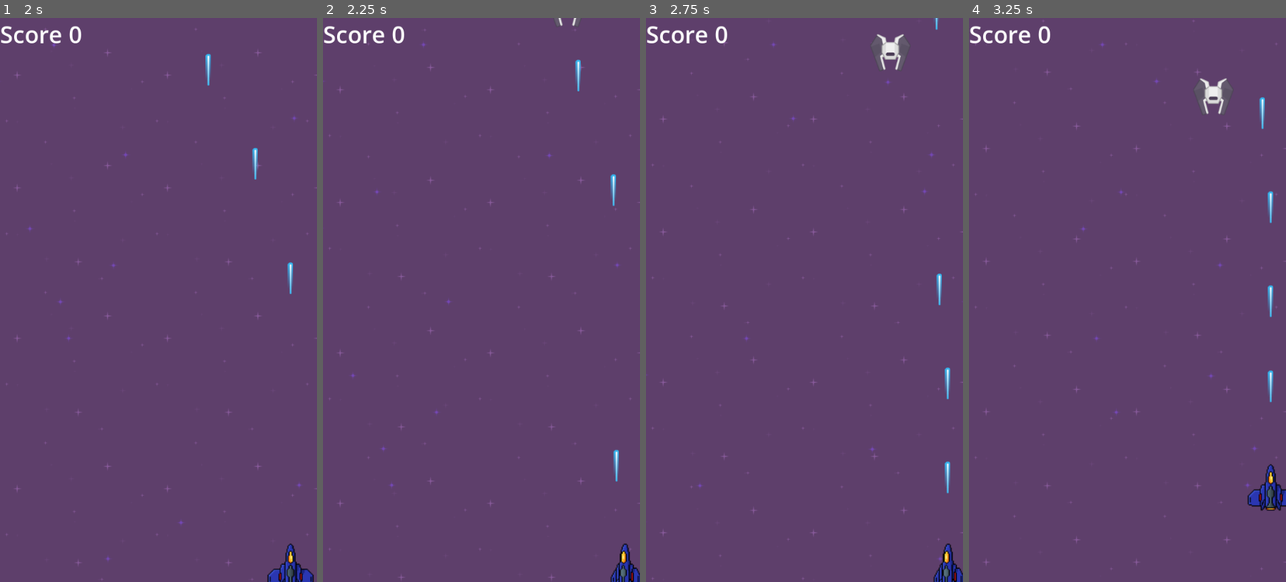
Above: before the commit, frames 1-4 (left to right).
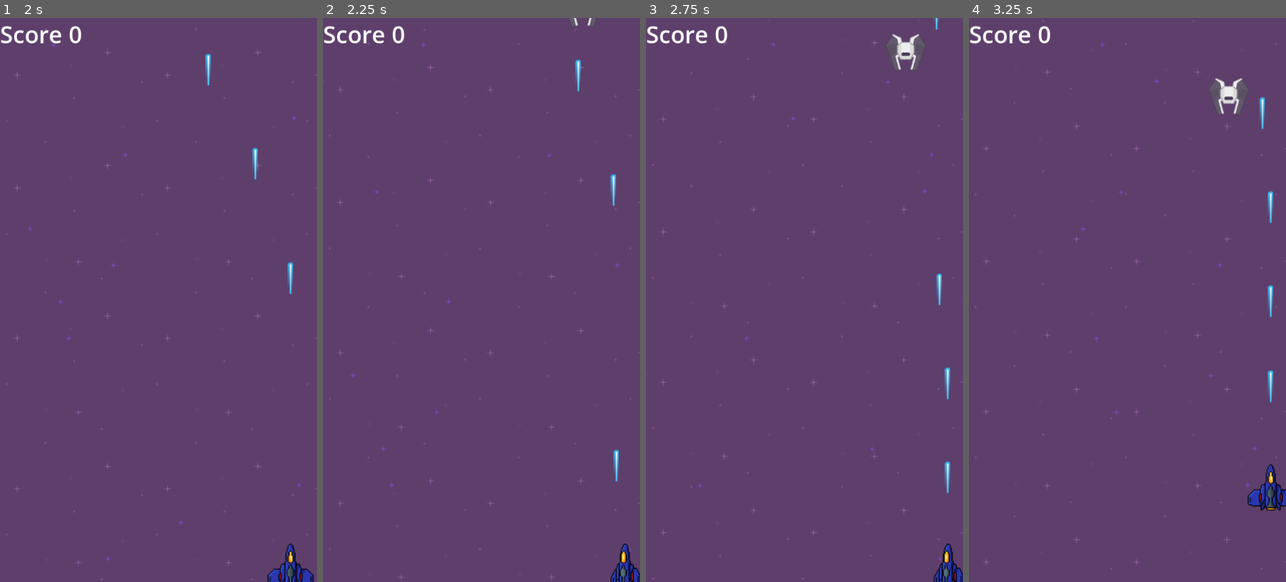
Above: after the commit, the same moments.

Repository: anabelacejas/2025-TP-INTEGRADOR-Q1-M3
Game: Godot game, scene res://Scenes/game.tscn
Same seed, same stepped clock (60 frames per second), same inputs: the game is played once before the commit and once after it.
Inputs:
- Up to frame 1 (2 s): hold D (move_right) 0.53-1.28 s; hold Space (shoot) 0.53-1.28 s; hold S (move_down) from 1.28 s (still down); tap Space (shoot) at 1.35 s
- Up to frame 2 (2.25 s): release S (move_down) at 2.03 s; hold D (move_right) from 2.03 s (still down); hold Space (shoot) from 2.03 s (still down)
- Up to frame 3 (2.75 s): keep holding D (move_right); keep holding Space (shoot)
- Up to frame 4 (3.25 s): release D (move_right) at 2.78 s; release Space (shoot) at 2.78 s; hold W (move_up) from 2.78 s (still down); tap Space (shoot) at 2.85 s

Frame 1 is identical in both runs. In frame 2, less than 0.1% of the frame differs, in the area x 73-86%, y 0-2%; in frame 3, 0.6%; in frame 4, 0.6%, in the area x 71-88%, y 10-18%.

Commit message:
threading added to game.gd

Diff:
--- a/Scenes/game.tscn
+++ b/Scenes/game.tscn
@@ -29,7 +29,7 @@
 
 [node name="Game" type="Node2D"]
 script = ExtResource("1_qxrlw")
-enemy_scenes = Array[PackedScene]([ExtResource("4_3dryh"), ExtResource("5_wowpa"), ExtResource("4_1phco"), ExtResource("5_nb51f"), ExtResource("6_nnt18")])
+enemy_scenes = Array[PackedScene]([ExtResource("4_3dryh"), ExtResource("5_wowpa"), ExtResource("4_1phco"), ExtResource("6_nnt18"), ExtResource("5_nb51f")])
 
 [node name="SFX" type="Node" parent="."]
 
--- a/Scripts/game.gd
+++ b/Scripts/game.gd
@@ -19,14 +19,78 @@
 @onready var explosion_sound = $SFX/ExplodeSound
 @onready var lose_sound = $SFX/LoseSound
 
+# THREADING SYSTEM
 var save_thread := Thread.new()
-
+var spawn_calculator_thread := Thread.new()
+var difficulty_thread := Thread.new()
+var background_thread := Thread.new()
+
+# THREAD MUTEXES
+var spawn_mutex := Mutex.new()
+var difficulty_mutex := Mutex.new()
+var background_mutex := Mutex.new()
+
+# THREAD-SAFE DATA
+var thread_running = true
+var spawn_data = {
+	"spawn_rate": 2.0,
+	"enemy_weights": [1.0, 0.0, 0.0, 0.0, 0.0],  # Probability weights for each enemy type
+	"current_difficulty": 0
+}
+var difficulty_data = {
+	"time_elapsed": 0.0,
+	"current_phase": 0,
+	"scroll_speed": 100
+}
+
+# GAME STATE
 var high_score = 0
 var score := 0:
 	set(value):
 		score = value
 		hud.score = value
+var game_start_time: float
 var scroll_speed = 100
+
+# DIFFICULTY CONFIGURATION
+var difficulty_phases = [
+	{
+		"time_threshold": 0,     # Phase 0: Start
+		"enemy_weights": [1.0, 0.0, 0.0, 0.0, 0.0],
+		"spawn_rate": 1.8,
+		"scroll_speed": 100
+	},
+	{
+		"time_threshold": 15,    # Phase 1: 15 seconds
+		"enemy_weights": [0.7, 0.3, 0.0, 0.0, 0.0],
+		"spawn_rate": 1.5,
+		"scroll_speed": 120
+	},
+	{
+		"time_threshold": 30,    # Phase 2: 30 seconds
+		"enemy_weights": [0.4, 0.3, 0.3, 0.0, 0.0],
+		"spawn_rate": 1.2,
+		"scroll_speed": 140
+	},
+	{
+		"time_threshold": 50,   # Phase 3: 50 seconds
+		"enemy_weights": [0.2, 0.3, 0.3, 0.2, 0.0],
+		"spawn_rate": 1.0,
+		"scroll_speed": 160
+	},
+	{
+		"time_threshold": 60,   # Phase 4: 60 seconds
+		"enemy_weights": [0.2, 0.2, 0.3, 0.2, 0.1],
+		"spawn_rate": 0.8,
+		"scroll_speed": 180
+	},
+	{
+		"time_threshold": 80,   # Phase 5: 80+ seconds - Maximum difficulty
+		"enemy_weights": [0.1, 0.2, 0.2, 0.2, 0.3],
+		"spawn_rate": 0.6,
+		"scroll_speed": 200
+	}
+]
 
 func _ready():
 	var save_file = FileAccess.open("res://Saves/save.data",FileAccess.READ)
@@ -35,15 +99,99 @@
 	else:
 		high_score = 0
 		save_thread.start(_save_game_thread.bind(high_score))
+
 	score = 0
+	game_start_time = Time.get_ticks_msec() / 1000.0
 	assert(player!=null)
 
 	# Add player to group so enemies can find it
 	player.add_to_group("player")  # NEW
-
 	player.global_position = player_spawn_pos.global_position
 	player.laser_shot.connect(_on_player_laser_shot)
 	player.killed.connect(_on_player_killed)
+
+	# Start background threads
+	_start_background_threads()
+
+func _start_background_threads():
+	"""Start all background computation threads"""
+	thread_running = true
+
+	# Spawn calculation thread - calculates optimal spawn timing
+	spawn_calculator_thread.start(_spawn_calculator_thread)
+
+	# Difficulty progression thread - manages game difficulty over time
+	difficulty_thread.start(_difficulty_progression_thread)
+
+	# Background processing thread - handles scroll and other background tasks
+	background_thread.start(_background_processing_thread)
+
+func _spawn_calculator_thread():
+	"""Background thread for calculating spawn parameters"""
+	while thread_running:
+		spawn_mutex.lock()
+
+		# Calculate dynamic spawn rate based on score and time
+		var time_factor = min(difficulty_data.time_elapsed / 300.0, 1.0)  # Cap at 5 minutes
+		var score_factor = min(score / 10000.0, 1.0)  # Cap at 10k score
+		var combined_factor = (time_factor + score_factor) / 2.0
+
+		# Update spawn rate (faster spawning as difficulty increases)
+		spawn_data.spawn_rate = lerp(2.0, 0.5, combined_factor)
+
+		# Update enemy type probabilities based on current difficulty phase
+		if difficulty_data.current_phase < difficulty_phases.size():
+			var phase = difficulty_phases[difficulty_data.current_phase]
+			spawn_data.enemy_weights = phase.enemy_weights.duplicate()
+
+		spawn_mutex.unlock()
+
+		# Update every 100ms for responsive difficulty scaling
+		OS.delay_msec(100)
+
+func _difficulty_progression_thread():
+	"""Background thread for managing difficulty progression"""
+	while thread_running:
+		difficulty_mutex.lock()
+
+		# Update elapsed time
+		difficulty_data.time_elapsed = (Time.get_ticks_msec() / 1000.0) - game_start_time
+
+		# Check for phase transitions
+		var new_phase = 0
+		for i in range(difficulty_phases.size() - 1, -1, -1):
+			if difficulty_data.time_elapsed >= difficulty_phases[i].time_threshold:
+				new_phase = i
+				break
+
+		# Update phase if changed
+		if new_phase != difficulty_data.current_phase:
+			difficulty_data.current_phase = new_phase
+			var phase = difficulty_phases[new_phase]
+			difficulty_data.scroll_speed = phase.scroll_speed
+			print("Difficulty Phase ", new_phase, " activated! Time: ", difficulty_data.time_elapsed, "s")
+
+		difficulty_mutex.unlock()
+
+		# Update every 500ms for phase checking
+		OS.delay_msec(500)
+
+func _background_processing_thread():
+	"""Background thread for scroll speed and other background calculations"""
+	while thread_running:
+		background_mutex.lock()
+
+		# Calculate dynamic scroll speed adjustments
+		# Could add screen shake calculations, particle effects, etc.
+		var target_scroll_speed = float(difficulty_data.scroll_speed)
+
+		# Smooth scroll speed transitions
+		scroll_speed = lerp(float(scroll_speed), target_scroll_speed, 0.02)
+
+		background_mutex.unlock()
+
+		# Update every 50ms for smooth transitions
+		OS.delay_msec(50)
 
 func _save_game_thread(score_to_save):
 	var file := FileAccess.open("user://save.data", FileAccess.WRITE)
@@ -54,18 +202,62 @@
 
 func _process(delta):
 	if Input.is_action_just_pressed("Quit"):
+		_cleanup_threads()
 		get_tree().quit()
 	elif Input.is_action_just_pressed("Reset"):
+		_cleanup_threads()
 		get_tree().reload_current_scene()
-	# Timer for Spawn Rate
-	if(timer.wait_time>0.5):
-		timer.wait_time -= delta*0.005
-	elif timer.wait_time < 0.5:
-		timer.wait_time = 0.5
-	# Background Movement
-	background.scroll_offset.y += delta*scroll_speed
+
+	# Update timer with calculated spawn rate
+	spawn_mutex.lock()
+	timer.wait_time = spawn_data.spawn_rate
+	spawn_mutex.unlock()
+
+	# Update background scroll
+	background_mutex.lock()
+	var current_scroll_speed = scroll_speed
+	background_mutex.unlock()
+
+	background.scroll_offset.y += delta * current_scroll_speed
 	if background.scroll_offset.y >= 960:
 		background.scroll_offset.y = 0
+
+func _cleanup_threads():
+	"""Safely stop and cleanup all threads"""
+	thread_running = false
+
+	# Wait for threads to finish
+	if spawn_calculator_thread.is_started():
+		spawn_calculator_thread.wait_to_finish()
+	if difficulty_thread.is_started():
+		difficulty_thread.wait_to_finish()
+	if background_thread.is_started():
+		background_thread.wait_to_finish()
+	if save_thread.is_started():
+		save_thread.wait_to_finish()
+
+func _select_enemy_type() -> int:
+	"""Select enemy type based on weighted probabilities"""
+	spawn_mutex.lock()
+	var weights = spawn_data.enemy_weights.duplicate()
+	spawn_mutex.unlock()
+
+	var total_weight = 0.0
+	for weight in weights:
+		total_weight += weight
+
+	if total_weight <= 0:
+		return 0  # Default to first enemy type
+
+	var random_value = randf() * total_weight
+	var cumulative_weight = 0.0
+
+	for i in range(weights.size()):
+		cumulative_weight += weights[i]
+		if random_value <= cumulative_weight:
+			return i
+
+	return weights.size() - 1  # Fallback to last enemy type
 
 func _on_player_laser_shot(lascer_scene, location):
 	var laser = lascer_scene.instantiate()
@@ -85,20 +277,33 @@
 		laser_sound.play()
 
 func _on_enemy_spawn_timer_timeout():
-	var enemy = enemy_scenes.pick_random().instantiate()
-	enemy.global_position = Vector2(randf_range(50,500),-50)
+	# Select enemy type based on current difficulty
+	var enemy_type_index = _select_enemy_type()
+
+	# Ensure we don't go out of bounds
+	if enemy_type_index >= enemy_scenes.size():
+		enemy_type_index = enemy_scenes.size() - 1
+
+	var enemy = enemy_scenes[enemy_type_index].instantiate()
+	enemy.global_position = Vector2(randf_range(50, 500), -50)
 	enemy.killed.connect(_on_enemy_killed)
 	enemy.hit.connect(_on_enemy_hit)
 
-	# NEW - Connect laser_shot signal for shooting enemies
+	# Connect signals if available
 	if enemy.has_signal("laser_shot"):
 		enemy.laser_shot.connect(_on_enemy_laser_shot)
-
-	# NEW - Connect small_enemies_spawned signal for big enemies
 	if enemy.has_signal("small_enemies_spawned"):
 		enemy.small_enemies_spawned.connect(_on_small_enemies_spawned)
 
 	enemy_container.add_child(enemy)
+
+	# Debug info (remove in production)
+	difficulty_mutex.lock()
+	var phase = difficulty_data.current_phase
+	var time_elapsed = difficulty_data.time_elapsed
+	difficulty_mutex.unlock()
+
+	print("Spawned enemy type ", enemy_type_index, " | Phase: ", phase, " | Time: ", int(time_elapsed), "s")
 
 func _on_enemy_killed(points):
 	explosion_sound.play()
@@ -134,11 +339,21 @@
 	explosion_sound.play()
 	game_over.set_score(score)
 	game_over.set_high_score(high_score)
+
 	if(score > high_score):
 		high_score = score
 		game_over.set_high_score(score)
+
+	# Save in background thread
+	if save_thread.is_started():
+		save_thread.wait_to_finish()
 	save_thread.start(_save_game_thread.bind(high_score))
+
 	await get_tree().create_timer(0.5).timeout
 	lose_sound.play()
 	await get_tree().create_timer(1).timeout
 	game_over.visible = true
+
+func _exit_tree():
+	"""Cleanup when exiting"""
+	_cleanup_threads()
